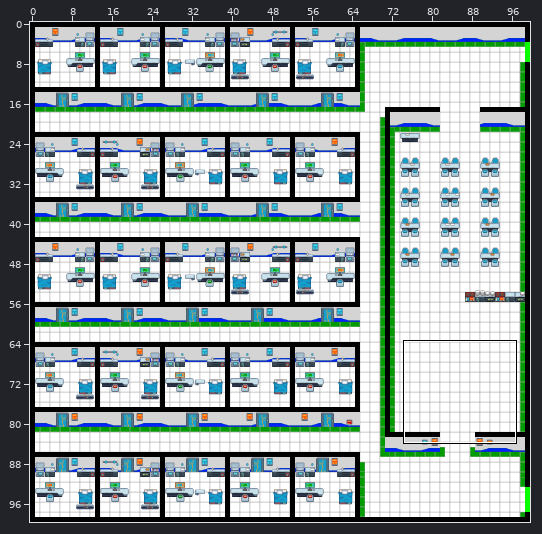
Two versions of a level (Tiled map (JSON), game/assets/maps/ZL_ZONE_SECRETE_1.json). Above, an overview of the earlier version with the close-up marked.
Close-up. The starting point:
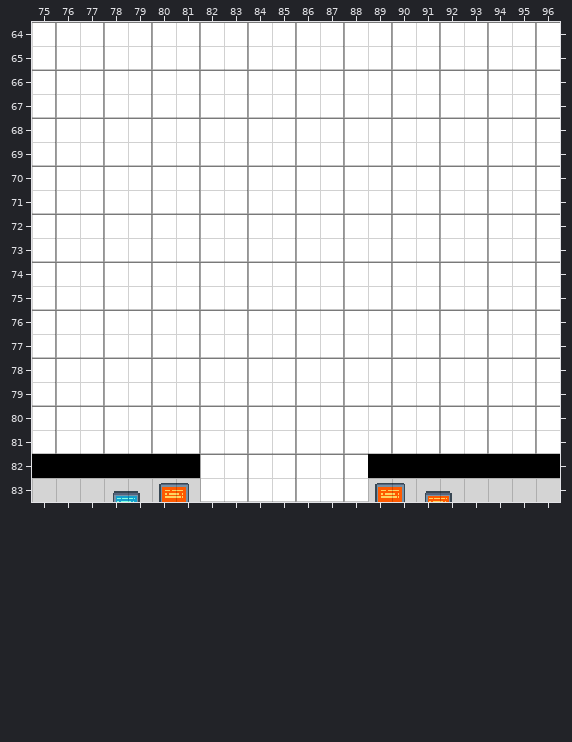
Cells are 16x16 px. Shown: x 75..96, y 64..83. The commit also changed other parts of the map, which this record leaves out.
After the commit:
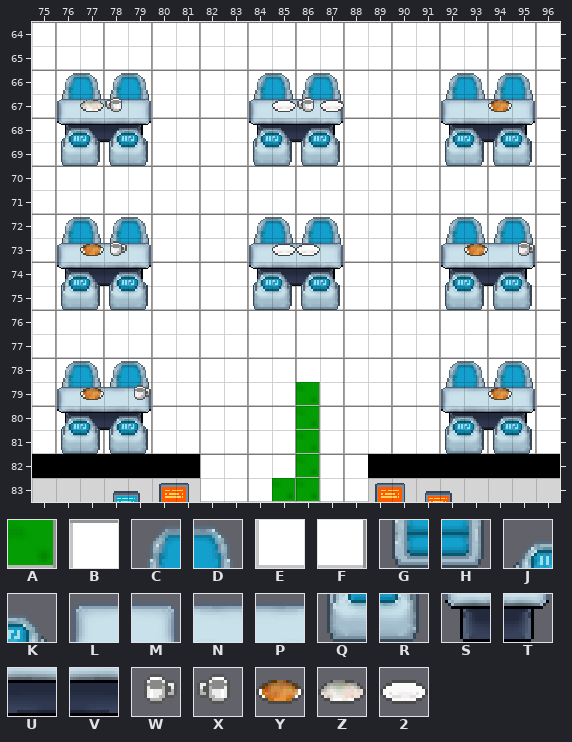
Key: from "newstileset": A 85, B 248, C 260, D 261, E 310, F 311, G 322, H 323, J 632, K 633, L 640, M 640 flipped left-right, N 641, P 641 flipped left-right, Q 694, R 695, S 702, T 702 flipped left-right, U 703, V 703 flipped left-right, W 708, X 708 flipped left-right, Y 879, Z 881, 2 883.
_ is an empty cell, . an unchanged one.
Difference:
--- layer "Calque 1 Sol"
@@ x 85..86 @@
-79 .E
-80 .B
-81 .E
-82 .B
-83 FE
+79 .A
+80 .A
+81 .A
+82 .A
+83 AA
--- layer "Calque 2 Collision"
@@ x 76..95 @@
-66 ____....____....____
-67 ____....____....____
+66 CDCD....CDCD....CDCD
+67 GHGH....GHGH....GHGH
@@ x 76..95 @@
-72 ____....____....____
-73 ____....____....____
+72 CDCD....CDCD....CDCD
+73 GHGH....GHGH....GHGH
@@ x 76..95 @@
-78 ____............____
-79 ____............____
+78 CDCD............CDCD
+79 GHGH............GHGH
--- layer "Calque 3 Décoration 1"
@@ x 76..95 @@
-67 ____....____....____
-68 ____....____....____
+67 LNPM....LNPM....LNPM
+68 SUVT....SUVT....SUVT
@@ x 76..95 @@
-73 ____....____....____
-74 ____....____....____
+73 LNPM....LNPM....LNPM
+74 SUVT....SUVT....SUVT
@@ x 76..95 @@
-79 ____............____
-80 ____............____
+79 LNPM............LNPM
+80 SUVT............SUVT
--- layer "Calque 4 Décoration 2"
@@ x 76..95 @@
-67 .__......___......_.
-68 ____....____....____
-69 ____....____....____
+67 .ZX......2X2......Y.
+68 JKJK....JKJK....JKJK
+69 QRQR....QRQR....QRQR
@@ x 76..95 @@
-73 .__......__......_._
-74 ____....____....____
-75 ____....____....____
+73 .YW......22......Y.W
+74 JKJK....JKJK....JKJK
+75 QRQR....QRQR....QRQR
@@ x 76..95 @@
-79 ._._.............._.
-80 ____............____
-81 ____............____
+79 .Y.W..............Y.
+80 JKJK............JKJK
+81 QRQR............QRQR
